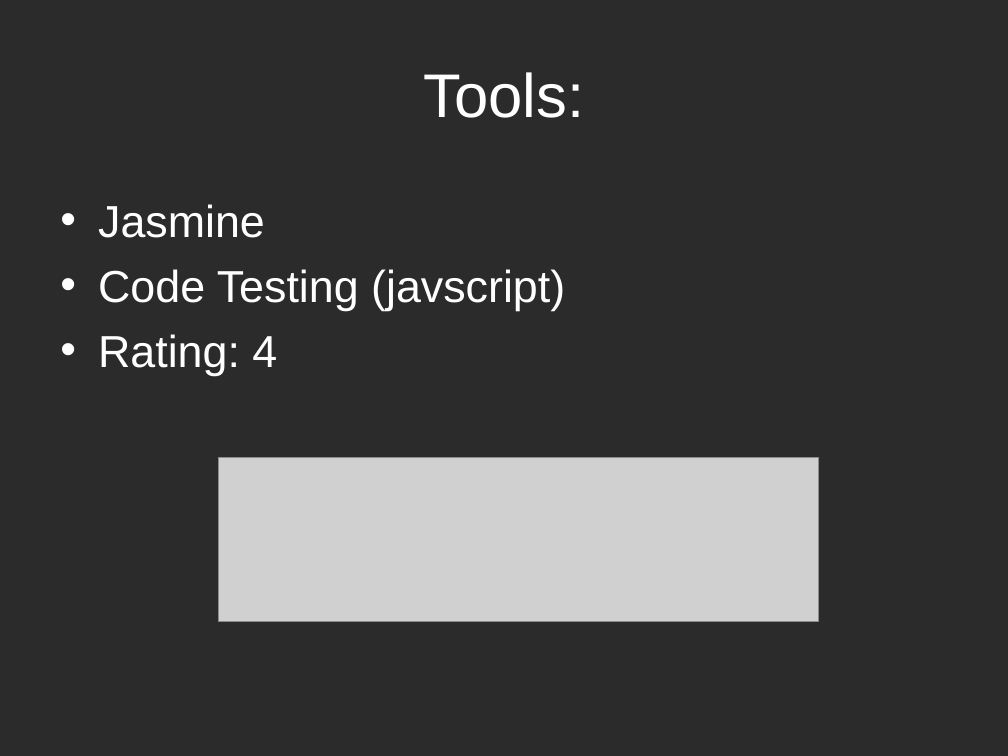
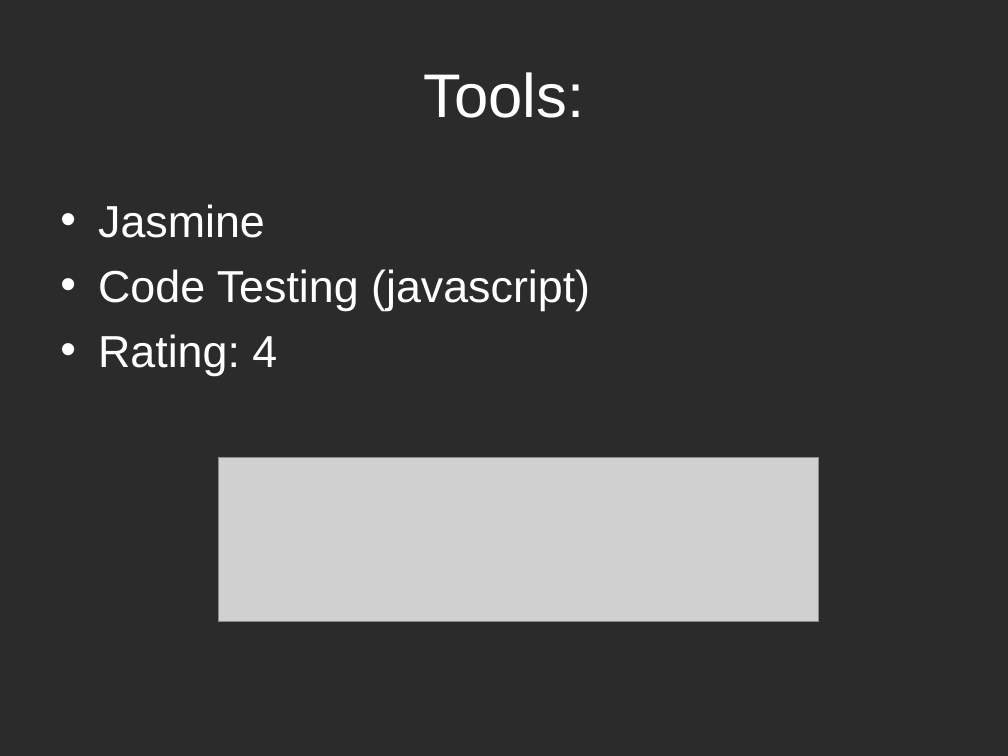
Before and after one commit to leif-waldner/Software3308-Group1, a slide deck: slide 6 of FinalSubmission/ProjectFinal/GeoReport_Part5.ppt. Drawn at 1008x756 pixels with LibreOffice and Linux fonts; fonts in the diff are those of the drawing; grey boxes stand for pictures; background and template pictures are left out; a plain dark background stands for a picture behind light text. Boxes give left, top, right and bottom in pixels: in the first picture for what was removed or moved away, otherwise in the second. Text is boxed around its words. In the diff, an @@ line names an element or a change of style, - is before the commit and + after.

Commit message:
Updating final presentation ppt

```diff
--- a/FinalSubmission/ProjectFinal/GeoReport_Part5.ppt
+++ b/FinalSubmission/ProjectFinal/GeoReport_Part5.ppt
@@ text at [98,269,590,311]: text changed @@
-• Code Testing (javscript)
+• Code Testing (javascript)
```
Also in this commit, not shown: 2 other slides changed.
